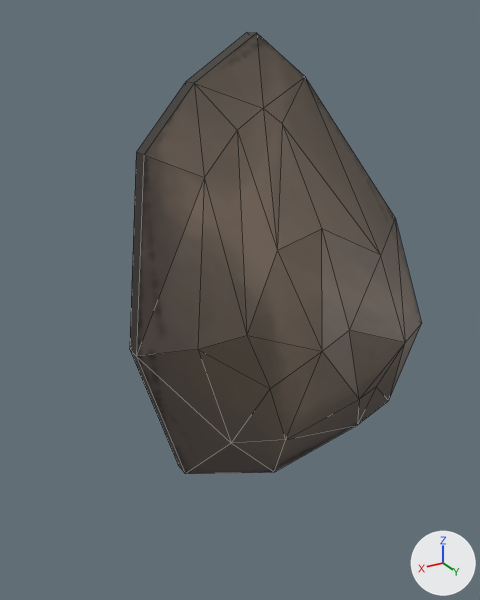
A saved change to the FBX model Assets/Content/Game/SharedAssets/Objects/Stones/Stone_01.fbx.
Both versions are drawn from a camera (50 mm lens) standing at (1.62, 2.33, 2.13) and looking at (0.14, -0.13, 0.9). Every picture has the same lights, and +X, +Y and +Z are marked at lower right. Mesh edges are drawn as thin lines.
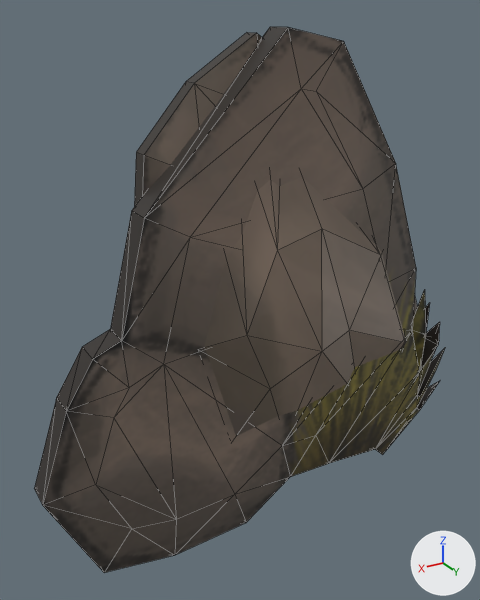
What differs and where, as boxes (x1, y1, x2, y2) in the pictures (480 x 600 px):
'Stones_02', added
    after: (34, 27, 445, 573)

The edits, one by one:
Picture 'Stone2.png' (img_stone2_png) is new.
Material 'Stone_2' (mat_stone_2) is new.
Its texture is img_stone2_png.
Mesh me_cube_001 is new.
It has 89 vertices, 174 faces and spans x -1.09..1.2, y 0.0..0.12, z -0.19..2.08.
It uses material mat_stone_2 (picture img_stone2_png).
Object 'Stones_02' (ob_stones_02) is new; it shows me_cube_001.
Its location is (0.0, 0.0, 0.0).
